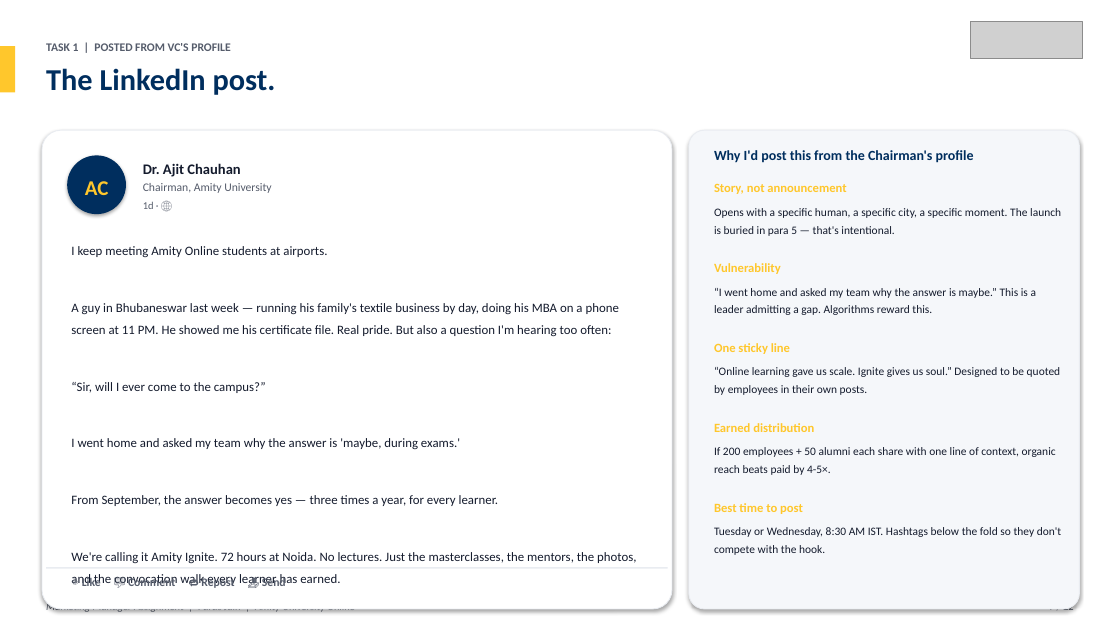
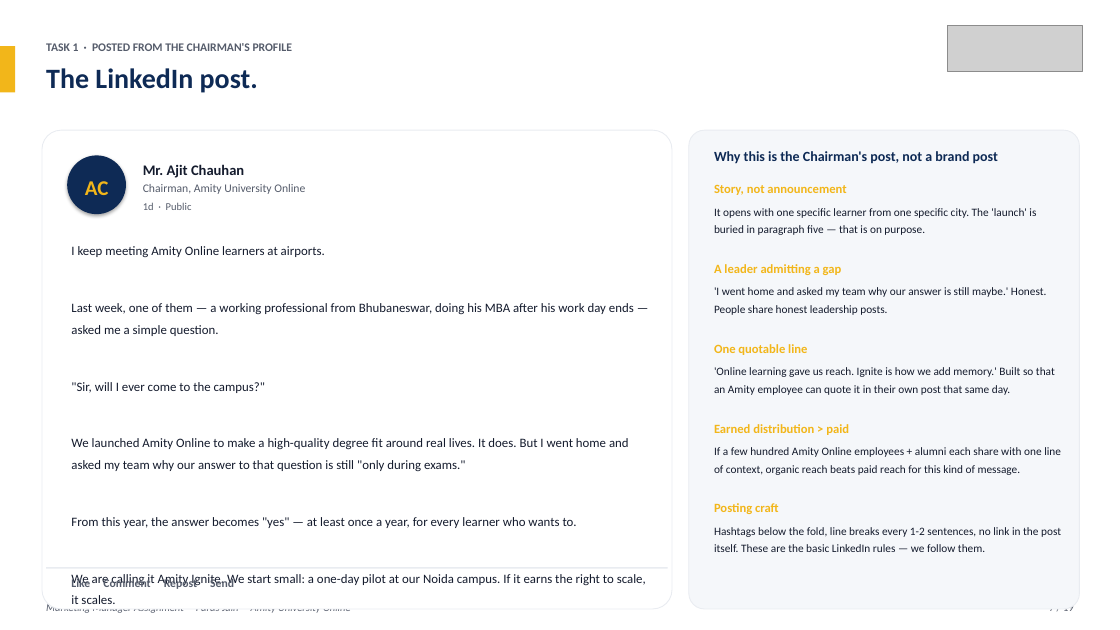
Before and after one commit to parasjain10/amity-marketing-manager-assignment, a slide deck: slide 7 of Amity_Online_Marketing_Manager_Assignment_Paras_Jain.pptx. Drawn at 1120x630 pixels with LibreOffice and Linux fonts; fonts in the diff are those of the drawing; grey boxes stand for pictures. Boxes give left, top, right and bottom in pixels: in the first picture for what was removed or moved away, otherwise in the second. Text is boxed around its words. In the diff, an @@ line names an element or a change of style, - is before the commit and + after.

Commit message:
Rewrite deck for realism, verifiable facts, and phased <=Rs1cr asks
Major changes after author review:
- Replace logo with the official Amity University Online lockup. On dark
  backgrounds the logo sits on a white rounded plate so the navy text
  remains legible.
- Update learner count from 80,000+ to 2,50,000+ (current official figure
  on amityonline.com).
- Remove fabricated industry statistics and citations (ProductGrowth.in,
  mbaken.com, edinindia.com, Mailmodo benchmark, US 28% retention pilot).
  Where a number stays, it is now labelled "modelled, to be validated".
- Remove name-dropped hiring partners and celebrity speakers we cannot
  guarantee. Replace with "select hiring partners" / "in-house faculty".
- Replace fictional employee "Aastha Sehgal" in launch email with the
  Amity Online Marketing team. LinkedIn post stays signed by Mr. Ajit
  Chauhan, who is the actual Chairman of Amity University Online.
- Reframe the leadership ask. Original asked for one big budget; now
  three phases, each <= Rs 1 crore, each gated on prior outcomes:
    - Phase 1 (days 0-90, <=Rs 85L): diagnose + small pilots
    - Phase 2 (months 4-9, <=Rs 95L): scale what worked
    - Phase 3 (months 10-12, <=Rs 90L): institutionalise
  Total ~Rs 2.7 cr, never asked together.
- Shrink Amity Ignite from 4 batches/year * 400 learners to a Cohort 0
  pilot: 1 day, 100 learners, on the existing Noida campus, no flights,
  no embroidered jackets, no celebrity speakers. ~Rs 35L pilot cost.
- Add a Plain-English Glossary card on the approach slide. Every
  acronym in the deck is defined in one place (CAC, LTV, NPS, KPI,
  LMS, AMA, MAU, MQL).
- Name the marketing frameworks I am using on the approach slide:
  Jobs-to-be-Done, AARRR funnel, 70-20-10 budget rule, North Star
  Metric (Active Learner Score), Sean Ellis 'Aha Moment'.
- Tighten brochure from 12 to 8 pages. Drop physical mailing of jacket
  buttons; physical print only at on-campus events. Costed at ~Rs 35
  per brochure.
- Each of the five new initiatives (Onboard 7-Day Sprint, Ignite Cohort
  0, Champions, Cohort Circles, Capstone-to-Career) now carries cost in
  lakhs, KPI, owner, and a kill-criterion.
- Combine community + advocacy + referrals into one connected slide.
- Plain language throughout (target: a class-11 student can follow
  every slide without prior marketing context).

```diff
--- a/Amity_Online_Marketing_Manager_Assignment_Paras_Jain.pptx
+++ b/Amity_Online_Marketing_Manager_Assignment_Paras_Jain.pptx
@@ picture: place and size @@
-picture at <box>970,21,1082,59</box>
+picture at <box>948,25,1082,71</box>
@@ rectangle at <box>0,46,15,92</box>: fill #FFC72C to #F2B61A @@
@@ text "The LinkedIn post." at <box>46,68,258,93</box>: size 26 to 24 pt, text colour #002E5E to #0E2A55 @@
@@ text at <box>46,43,293,51</box>: text changed @@
-TASK 1 | POSTED FROM VC'S PROFILE
+TASK 1 · POSTED FROM THE CHAIRMAN'S PROFILE
@@ rounded rectangle at <box>42,130,672,609</box>: shadow off @@
@@ rounded rectangle at <box>689,130,1080,609</box>: shadow off @@
@@ text "AC" at <box>85,181,109,195</box>: text colour #FFC72C to #F2B61A; line spacing 1.15 to 1.2 @@
@@ ellipse at <box>67,155,126,214</box>: fill #002E5E to #0E2A55 @@
@@ text at <box>143,164,244,178</box>: text changed @@
-Dr. Ajit Chauhan
+Mr. Ajit Chauhan
@@ text "Story, not announcement" at <box>714,184,846,195</box>: text colour #FFC72C to #F2B61A; line spacing 1.15 to 1.2 @@
@@ text at <box>714,151,998,164</box>: text changed; text colour #002E5E to #0E2A55 @@
-Why I'd post this from the Chairman's profile
+Why this is the Chairman's post, not a brand post
@@ text at <box>143,184,305,194</box>: text changed @@
-Chairman, Amity University
+Chairman, Amity University Online
@@ text at <box>143,203,192,210</box>: text changed @@
-1d · 🌐
+1d · Public
@@ text at <box>714,208,1036,235</box>: text changed; size 9.8 to 9.7 pt @@
-Opens with a specific human, a specific city, a specific moment. The launch is buried in para 5 — that's intentional.
+It opens with one specific learner from one specific city. The 'launch' is buried in paragraph five — that is on purpose.
@@ text at <box>71,246,646,604</box>: text changed @@
-I keep meeting Amity Online students at airports.
-A guy in Bhubaneswar last week — running his family's textile business by day, doing his MBA on a phone screen at 11 PM. He showed me his certificate file. Real pride. But also a question I'm hearing too often:
-“Sir, will I ever come to the campus?”
-I went home and asked my team why the answer is 'maybe, during exams.'
-From September, the answer becomes yes — three times a year, for every learner.
-We're calling it Amity Ignite. 72 hours at Noida. No lectures. Just the masterclasses, the mentors, the photos, and the convocation walk every learner has earned.
-Online learning gave us scale. Ignite gives us soul.
-If you're an Amity Online learner reading this — your invite is in your inbox.
+I keep meeting Amity Online learners at airports.
+Last week, one of them — a working professional from Bhubaneswar, doing his MBA after his work day ends — asked me a simple question.
+"Sir, will I ever come to the campus?"
+We launched Amity Online to make a high-quality degree fit around real lives. It does. But I went home and asked my team why our answer to that question is still "only during exams."
+From this year, the answer becomes "yes" — at least once a year, for every learner who wants to.
+We are calling it Amity Ignite. We start small: a one-day pilot at our Noida campus. If it earns the right to scale, it scales.
+Online learning gave us reach. Ignite is how we add memory.
+If you're an Amity Online learner reading this, your invite is in your inbox.
@@ text at <box>714,264,842,275</box>: text changed; text colour #FFC72C to #F2B61A @@
-Vulnerability
+A leader admitting a gap
@@ text at <box>714,287,1047,315</box>: text changed; size 9.8 to 9.7 pt @@
-“I went home and asked my team why the answer is maybe.” This is a leader admitting a gap. Algorithms reward this.
+'I went home and asked my team why our answer is still maybe.' Honest. People share honest leadership posts.
@@ text at <box>714,344,807,355</box>: text changed; text colour #FFC72C to #F2B61A @@
-One sticky line
+One quotable line
@@ text at <box>714,367,1055,395</box>: text changed; size 9.8 to 9.7 pt @@
-“Online learning gave us scale. Ignite gives us soul.” Designed to be quoted by employees in their own posts.
+'Online learning gave us reach. Ignite is how we add memory.' Built so that an Amity employee can quote it in their own post that same day.
@@ text at <box>714,424,849,435</box>: text changed; text colour #FFC72C to #F2B61A @@
-Earned distribution
+Earned distribution > paid
@@ text at <box>714,447,1061,475</box>: text changed; size 9.8 to 9.7 pt @@
-If 200 employees + 50 alumni each share with one line of context, organic reach beats paid by 4-5×.
+If a few hundred Amity Online employees + alumni each share with one line of context, organic reach beats paid reach for this kind of message.
@@ text at <box>714,503,779,514</box>: text changed; text colour #FFC72C to #F2B61A @@
-Best time to post
+Posting craft
@@ text at <box>714,527,1061,552</box>: text changed; size 9.8 to 9.7 pt @@
-Tuesday or Wednesday, 8:30 AM IST. Hashtags below the fold so they don't compete with the hook.
+Hashtags below the fold, line breaks every 1-2 sentences, no link in the post itself. These are the basic LinkedIn rules — we follow them.
@@ text at <box>71,577,234,590</box>: text changed @@
-👍 Like 💬 Comment 🔁 Repost 📤 Send
+Like Comment Repost Send
@@ text at <box>46,602,351,613</box>: text changed @@
-Marketing Manager Assignment | Paras Jain | Amity University Online
+Marketing Manager Assignment · Paras Jain · Amity University Online
@@ text at <box>1049,607,1074,611</box>: text changed @@
-7 / 22
+7 / 19
```
Also in this commit, not shown: 11 other slides changed, 7 slides added, 10 slides removed.
